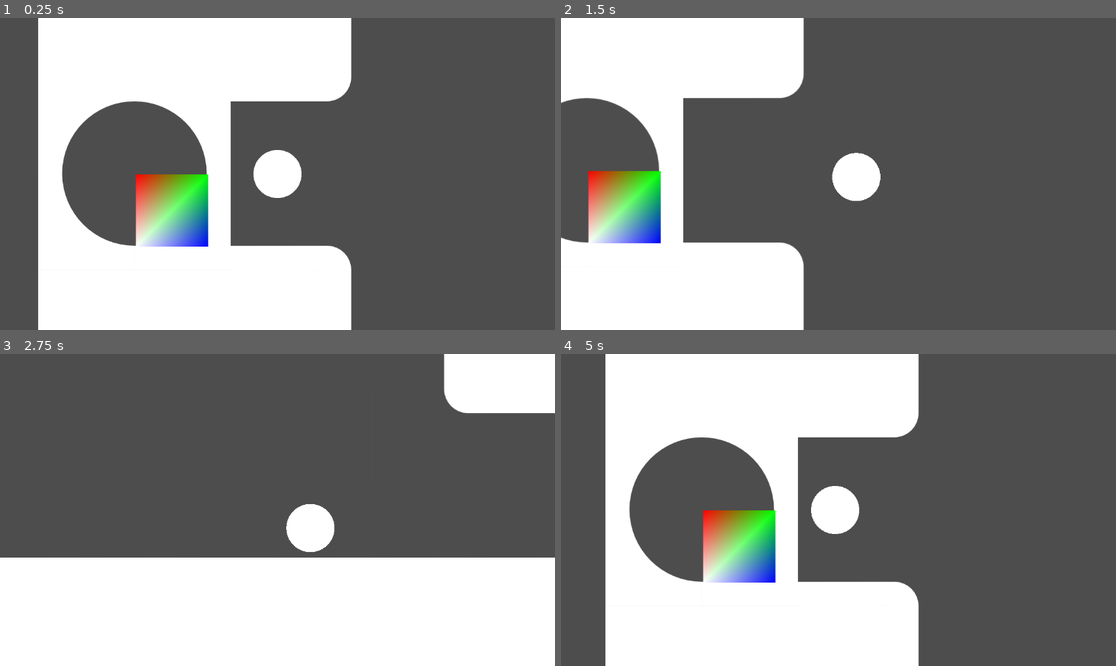
Above: before the commit, frames 1-4 (two rows, left to right).
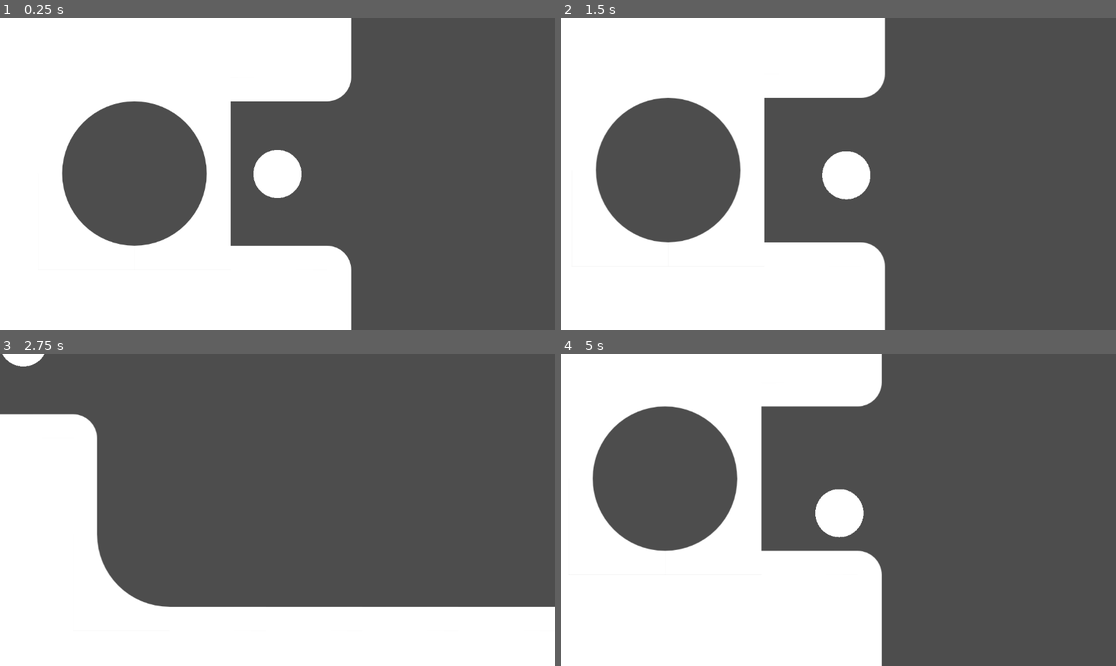
Above: after the commit, the same moments.

Repository: Huikke/Dream
Game: Godot game, scene res://scenes/levels/main.tscn
Same seed, same stepped clock (60 frames per second), same inputs: the game is played once before the commit and once after it.
Inputs (mouse positions are in pixels of both pictures, inside the frame that each line leads up to):
- Up to frame 1 (0.25 s): no input
- Up to frame 2 (1.5 s): tap Enter at 0.5 s; move the mouse to (960, 158) at 0.52 s; hold D (right) 0.53-1.28 s; click (960, 158) at 0.67 s; move the mouse to (727, 189) at 1.27 s; hold S (down) from 1.28 s (still down); click (727, 189) at 1.42 s
- Up to frame 3 (2.75 s): move the mouse to (333, 441) at 2.02 s; release S (down) at 2.03 s; hold D (right) from 2.03 s (still down); click (333, 441) at 2.17 s
- Up to frame 4 (5 s): move the mouse to (810, 572) at 2.77 s; release D (right) at 2.78 s; hold W (up) 2.78-3.53 s; click (810, 572) at 2.92 s; move the mouse to (1005, 556) at 3.52 s; hold A (left) from 3.53 s (still down); click (1005, 556) at 3.67 s; move the mouse to (672, 463) at 4.27 s; click (672, 463) at 4.42 s

The runs differ from the first frame. In frame 1, 9.9% of the frame differs, in the area x 0-38%, y 0-100%; in frame 2, 20%; in frame 3, 25%, in the area x 0-100%, y 0-82%; in frame 4, 25%.

Commit message:
a bit of an alternative way to play with mouse
bug fix: No longer teleports player back to starting location after entering the goal

Diff:
--- a/scenes/areas/rectangle_area.gd
+++ b/scenes/areas/rectangle_area.gd
@@ -11,4 +11,6 @@
 
 
 func _on_body_entered(body):
+	if "area_reached" in body:
+		body.area_reached()
 	player_entered_area.emit()
--- a/scenes/levels/main.tscn
+++ b/scenes/levels/main.tscn
@@ -75,7 +75,7 @@
 tile_set = SubResource("TileSet_d7yjo")
 format = 2
 layer_0/name = "Walls"
-layer_0/tile_data = PackedInt32Array(-131074, 65536, 0, -655 …(3291 unchanged characters)… 2144, 1, -3, 131072, 2, 65533, 196608, 2)
+layer_0/tile_data = PackedInt32Array(-131074, 65536, 0, -655 …(3291 unchanged characters)… 2144, 1, -3, 131072, 2, 65533, 196608, 2, 393210, 0, 0, 327674, 0, 0, 262138, 0, 0, 196602, 0, 0, 131066, 0, 0, 65530, 0, 0, -6, 0, 0, -65542, 0, 0, -131078, 0, 0, -196614, 0, 0, -262150, 0, 0, -327686, 0, 0, -327687, 0, 0, -262151, 0, 0, -196615, 0, 0, -131079, 0, 0, -65543, 0, 0, -7, 0, 0, 65529, 0, 0, 131065, 0, 0, 196601, 0, 0, 262137, 0, 0, 327673, 0, 0, 393209, 0, 0, -393200, 0, 0, -327664, 0, 0, -262128, 0, 0, -196592, 0, 0, -131056, 0, 0, -65520, 0, 0, 16, 0, 0, 65552, 0, 0, 131088, 0, 0, 196624, 0, 0, 262160, 0, 0, 327696, 0, 0, -327688, 0, 0, -262152, 0, 0, -196616, 0, 0, -131080, 0, 0, -65544, 0, 0, -8, 0, 0, 65528, 0, 0, 131064, 0, 0, 196600, 0, 0, 262136, 0, 0, 327672, 0, 0, 393208, 0, 0, -393199, 0, 0, -327663, 0, 0, -262127, 0, 0, -196591, 0, 0, -131055, 0, 0, -65519, 0, 0, 17, 0, 0, 65553, 0, 0, 131089, 0, 0, 196625, 0, 0, 262161, 0, 0, 327697, 0, 0)
 
 [node name="RectangleArea" parent="." instance=ExtResource("1_ngjr4")]
 position = Vector2(2384, -77)
@@ -85,9 +85,7 @@
 
 [node name="Camera2D" type="Camera2D" parent="Player"]
 position_smoothing_enabled = true
-position_smoothing_speed = 10.0
-
-[node name="RectangleArea2" parent="." instance=ExtResource("1_ngjr4")]
-position = Vector2(-796, 1)
+position_smoothing_speed = 15.0
+rotation_smoothing_speed = 15.0
 
 [connection signal="player_entered_area" from="RectangleArea" to="." method="_on_rectangle_area_player_entered_area"]
--- a/scenes/player/player.gd
+++ b/scenes/player/player.gd
@@ -1,23 +1,36 @@
 extends CharacterBody2D
 
-var speed = 10
-var size = 50
-var start_position
+var speed: float = 10
+var size: float = 50
+var start_position: Vector2
+var direction: Vector2
+var area_bool: bool = false
 
 func _ready():
 	start_position = global_position
 
 
 func _process(_delta):
-	# Input
-	var direction = Input.get_vector("left", "right", "up", "down")
+	# Mouse input
+	if Input.is_mouse_button_pressed(1):
+		direction = (global_position - get_global_mouse_position()) / 30
+	# Keyboard input (disabled if mouse input is on)
+	else:
+		direction = Input.get_vector("left", "right", "up", "down")
+	print(direction)
+
 	velocity += direction * speed
 	move_and_slide()
 
-	if get_slide_collision_count() > 0:
+	if get_slide_collision_count() > 0 and not area_bool:
 		position = start_position
 		velocity = Vector2(0,0)
 
 
 func _draw():
 	draw_circle(Vector2(0,0),size,Color(1,1,1))
+
+
+# If area is reached, collision resetting the position is removed
+func area_reached():
+	area_bool = true
